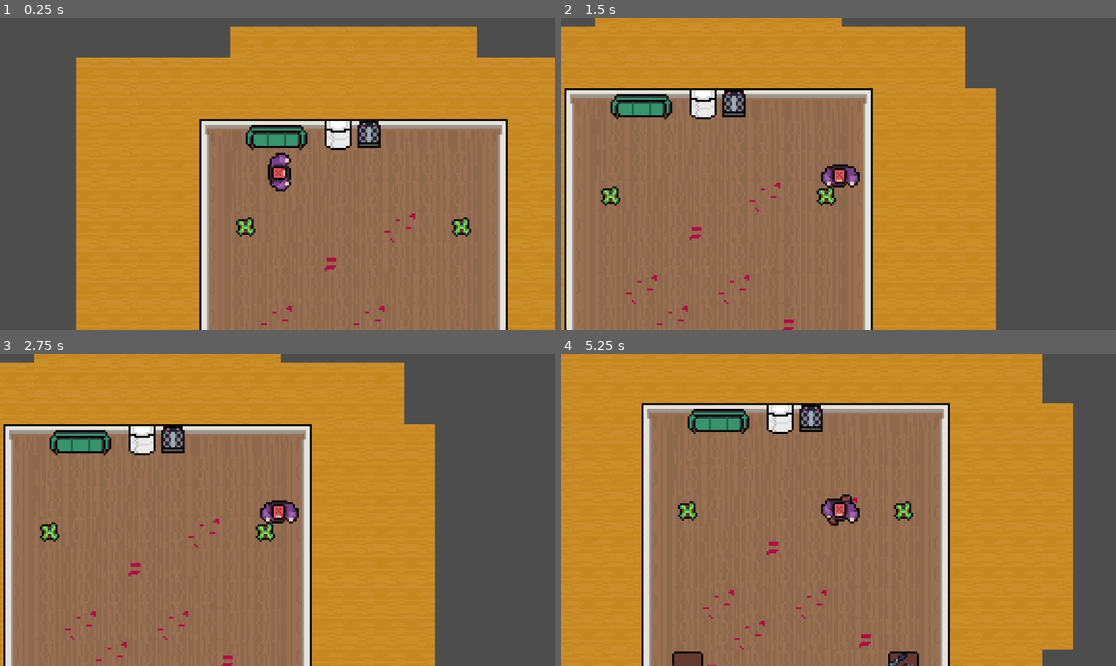
Above: before the commit, frames 1-4 (two rows, left to right).
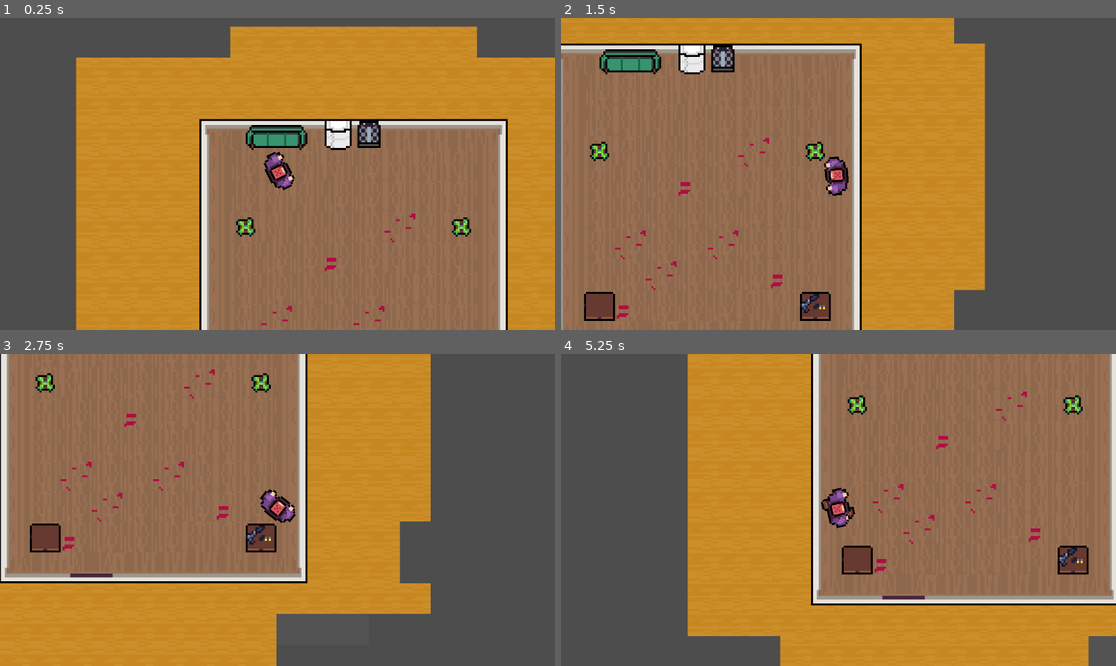
Above: after the commit, the same moments.

Repository: Techno857/Goons
Game: Godot game, scene res://World/world.tscn
Same seed, same stepped clock (60 frames per second), same inputs: the game is played once before the commit and once after it.
Inputs (mouse positions are in pixels of both pictures, inside the frame that each line leads up to):
- Up to frame 1 (0.25 s): no input
- Up to frame 2 (1.5 s): tap Enter at 0.5 s; move the mouse to (960, 158) at 0.52 s; hold Right (ui_right) 0.53-1.28 s; move the mouse to (727, 189) at 1.27 s; hold Down (ui_down) from 1.28 s (still down)
- Up to frame 3 (2.75 s): move the mouse to (333, 441) at 2.02 s; release Down (ui_down) at 2.03 s; hold Right (ui_right) from 2.03 s (still down)
- Up to frame 4 (5.25 s): tap Space at 2.75 s; move the mouse to (810, 572) at 2.77 s; release Right (ui_right) at 2.78 s; hold Up (ui_up) 2.78-3.53 s; tap Enter at 3.5 s; move the mouse to (1005, 556) at 3.52 s; hold Left (ui_left) 3.53-5.03 s; move the mouse to (672, 463) at 4.27 s; move the mouse to (866, 510) at 5.02 s; hold Down (ui_down) from 5.03 s (still down)

The runs differ from the first frame. In frame 1, 0.4% of the frame differs, in the area x 47-54%, y 42-56%; in frame 2, 22%; in frame 3, 43%; in frame 4, 81%, in the area x 0-100%, y 0-100%.

Commit message:
Changed movement and added mouse follow

Diff:
--- a/Goon/goon.gd
+++ b/Goon/goon.gd
@@ -28,10 +28,19 @@
 
 	animations.play("goon_walk_"+ direction)
 
+func singleAnimation():
+	if velocity.length() == 0:
+		animations.stop()
+
+	else:
+		animations.play("goon_walk")
+
 func _physics_process(_delta):
 	handleInput()
 	move_and_slide()
-	updateAnimation()
+	# updateAnimation()
+	singleAnimation()
+	look_at(get_global_mouse_position())
 
 func _on_hurt_box_area_entered(area):
 	if area.has_method("openDoor") && area.doorClosed:
--- a/Goon/goon.tscn
+++ b/Goon/goon.tscn
@@ -252,11 +252,28 @@
 "transitions": PackedFloat32Array(1, 1),
 "update": 0,
 "values": [5.49779, 5.49779]
+}
+
+[sub_resource type="Animation" id="Animation_ma82l"]
+resource_name = "goon_walk"
+length = 0.6
+tracks/0/type = "value"
+tracks/0/imported = false
+tracks/0/enabled = true
+tracks/0/path = NodePath("Sprite2D:frame")
+tracks/0/interp = 1
+tracks/0/loop_wrap = true
+tracks/0/keys = {
+"times": PackedFloat32Array(0, 0.15, 0.3, 0.45),
+"transitions": PackedFloat32Array(1, 1, 1, 1),
+"update": 1,
+"values": [0, 1, 2, 3]
 }
 
 [sub_resource type="AnimationLibrary" id="AnimationLibrary_jh67n"]
 _data = {
 "RESET": SubResource("Animation_o51ci"),
+"goon_walk": SubResource("Animation_ma82l"),
 "goon_walk_down": SubResource("Animation_836p3"),
 "goon_walk_down_left": SubResource("Animation_xpv8d"),
 "goon_walk_down_right": SubResource("Animation_2xg1t"),
Not shown: 1 places in Goon/goon.tscn that only renumber resources
